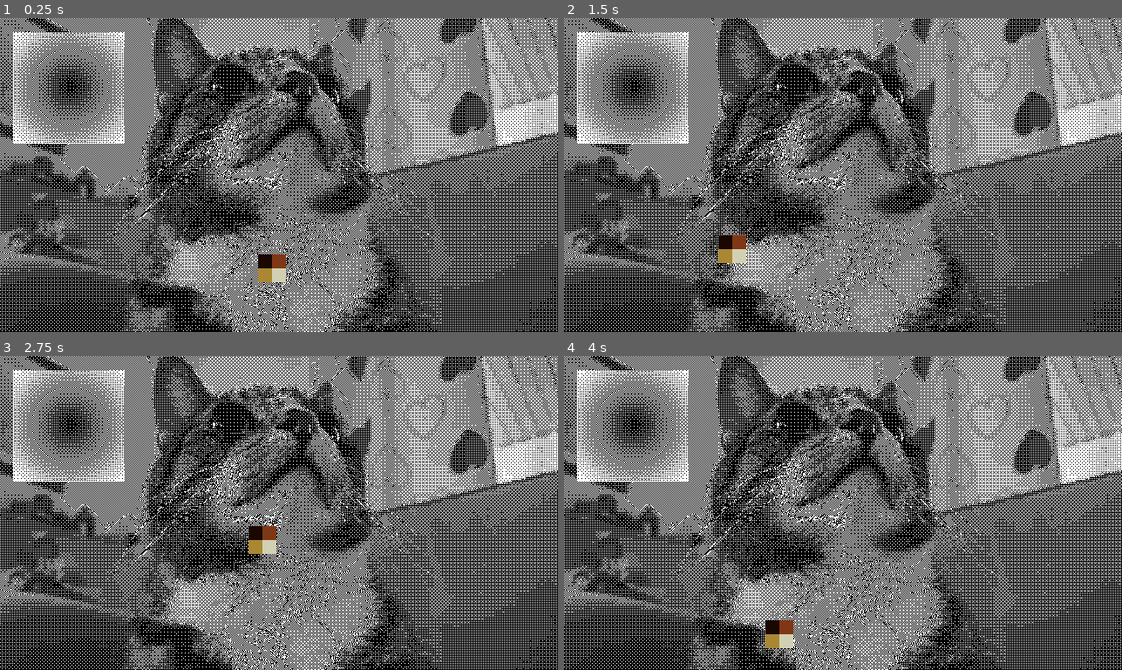
Above: before the commit, frames 1-4 (two rows, left to right).
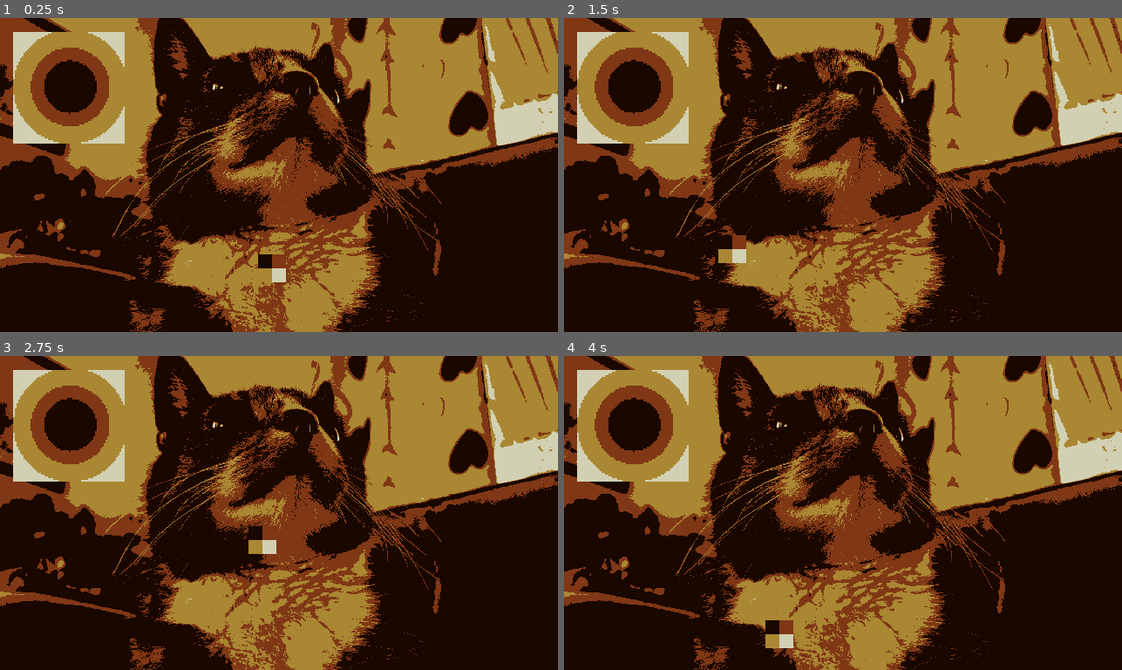
Above: after the commit, the same moments.

Repository: patoporh/palette-testing-godot
Game: Godot game, scene res://scenes/world.tscn
Same seed, same stepped clock (60 frames per second), same inputs: the game is played once before the commit and once after it.
Inputs:
- Up to frame 1 (0.25 s): no input
- Up to frame 2 (1.5 s): no input
- Up to frame 3 (2.75 s): no input
- Up to frame 4 (4 s): no input

The runs differ from the first frame. In frame 1, 100% of the frame differs, in the area x 0-100%, y 0-100%; in frame 2, 100%; in frame 3, 100%; in frame 4, 100%.

Commit message:
Revert "Added 1-bit dithering"
This reverts commit fe39a6f5d74e5c47082949b738f4a24fd65dd0b9.

Diff:
--- a/shaders/replace_color.gdshader
+++ b/shaders/replace_color.gdshader
@@ -1,8 +1,3 @@
-/*
-Functions index_value & dither sourced from Alex Charlton's code at
-http://alex-charlton.com/posts/Dithering_on_the_GPU/
-*/
-
 shader_type canvas_item;
 
 // Original palette, used in the game's sprites
@@ -12,27 +7,6 @@
 
 uniform sampler2D screen_texture: hint_screen_texture, repeat_disable, filter_nearest;
 const float EPSILON = 0.01;
-
-const float index_matrix_4x4[16] = float[] (
-	0.0, 8.0, 2.0, 10.0,
-	12.0, 4.0, 14.0, 6.0,
-	3.0, 11.0, 1.0, 9.0,
-	15.0, 7.0, 13.0, 5.0
-);
-
-float index_value(float x, float y) {
-	int xx = int(mod(x, 4.0));
-	int yy = int(mod(y, 4.0));
-	return index_matrix_4x4[(xx + yy * 4)] / 16.0;
-}
-
-float dither(float color, float x, float y) {
-	float closestcolor = (color < 0.5) ? 0.0 : 1.0;
-	float second_closest_color = 1.0 - closestcolor;
-	float d = index_value(x, y);
-	float distance = abs(closestcolor - color);
-	return (distance < d) ? closestcolor : second_closest_color;
-}
 
 bool in_range(vec3 color1, vec3 color2) {
 	vec3 diff = abs(color1 - color2);
@@ -60,7 +34,7 @@
 }
 
 void fragment() {
-	vec3 color = texture(screen_texture, SCREEN_UV).rgb;
+    vec3 color = texture(screen_texture, SCREEN_UV).rgb;
 	bool changed = false;
 
 	// Compare the original palette's colors against the fragment
@@ -72,10 +46,8 @@
 		}
 	}
 
-	if (changed) {
+	if (changed)
 		COLOR.rgb = color.rgb;
-	} else {
-		COLOR.rgb = vec3(dither(grayscale(color.rgb), FRAGCOORD.x, FRAGCOORD.y));
-		//COLOR.rgb = closest_color(color.rgb);
-	}
+	else
+		COLOR.rgb = closest_color(color.rgb);
 }
--- a/shaders/replace_color.tres
+++ b/shaders/replace_color.tres
@@ -4,3 +4,5 @@
 
 [resource]
 shader = ExtResource("1_vtaq6")
+shader_parameter/original_palette = PackedColorArray()
+shader_parameter/current_palette = PackedColorArray()
